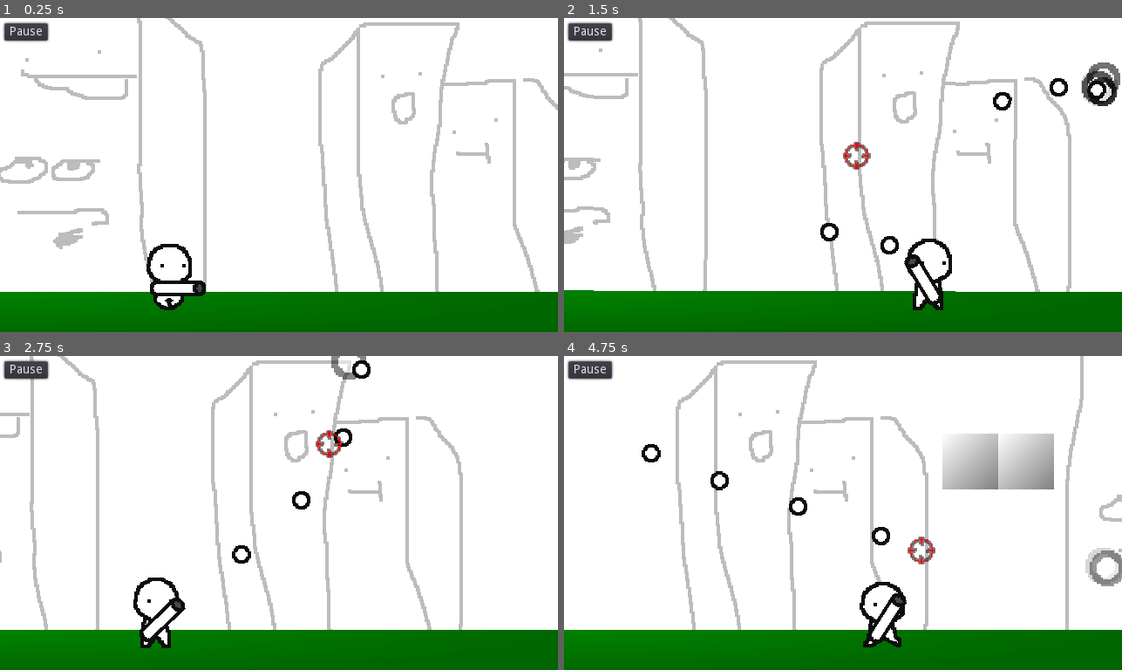
Above: before the commit, frames 1-4 (two rows, left to right).
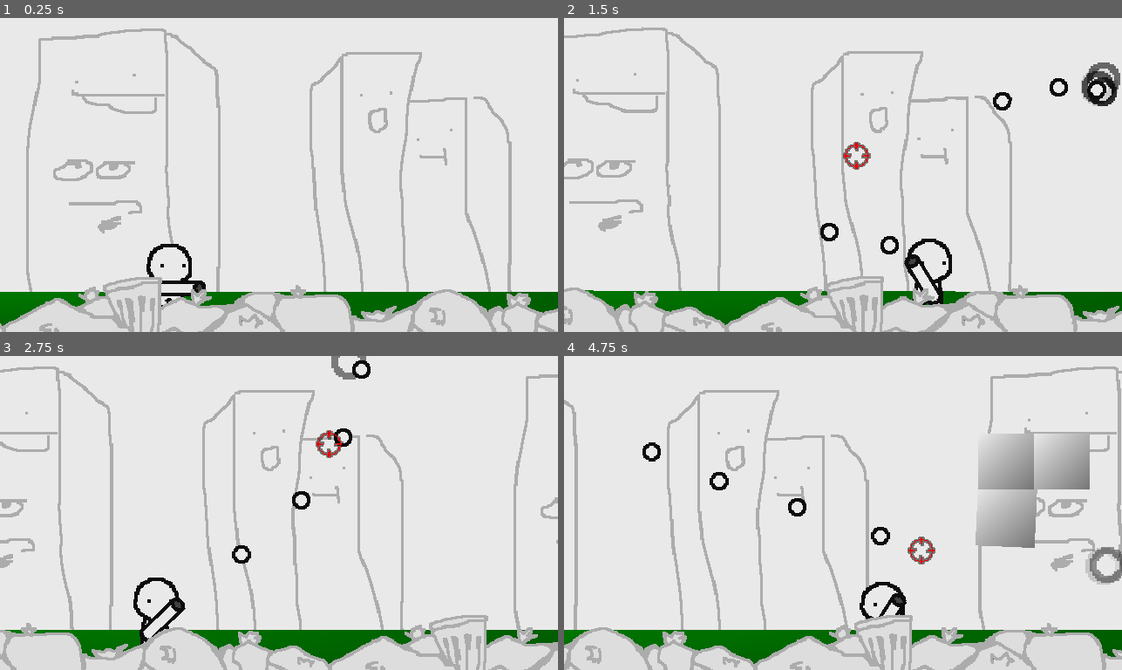
Above: after the commit, the same moments.

Repository: dranik544/explanation-overdue
Game: Godot game, scene res://scenes/main.tscn
Two runs of this game, one before a commit and one after it. Both use one fixed random seed, a clock stepped at 60 frames per second and the inputs below.
Inputs (mouse positions are in pixels of both pictures, inside the frame that each line leads up to):
- Up to frame 1 (0.25 s): no input
- Up to frame 2 (1.5 s): tap Enter at 0.5 s; move the mouse to (965, 159) at 0.52 s; press the mouse at (965, 159) at 0.53 s; hold D (RIGHT) 0.53-1.25 s; tap W (JUMP) at 0.77 s; release the mouse at (965, 159) at 1.25 s; drag from (731, 190) to (1105, 87) at 1.27 s
- Up to frame 3 (2.75 s): move the mouse to (334, 443) at 2.02 s; press the mouse at (334, 443) at 2.03 s; hold A (LEFT) from 2.03 s (still down)
- Up to frame 4 (4.75 s): release A (LEFT) at 2.75 s; release the mouse at (898, 443) at 2.75 s; drag from (815, 575) to (926, 368) at 2.77 s; move the mouse to (1010, 560) at 3.52 s; press the mouse at (1010, 560) at 3.53 s; hold D (RIGHT) 3.53-4.25 s; tap W (JUMP) at 3.77 s; release the mouse at (1010, 560) at 4.25 s; drag from (675, 465) to (921, 550) at 4.27 s

The runs differ from the first frame. In frame 1, 21% of the frame differs, in the area x 0-100%, y 0-100%; in frame 2, 20%; in frame 3, 19%; in frame 4, 24%.

Commit message:
добавлен передний фон + спавн блоков теперь зависит от скорости локации + добавлен новый модификатор

Diff:
--- a/global.gd
+++ b/global.gd
@@ -6,17 +6,18 @@
 
 # --- модификации значений ---
 # игрок
-var multiplierPlayerSpeed: float = 1.0
-var multiplierPlayerJumpVelocity: float = 1.0
-var multiplierPlayerHealth: float = 10.0
+var multiplierPlayerSpeed: float =                    1.0
+var multiplierPlayerJumpVelocity: float =             1.0
+var multiplierPlayerHealth: float =                   1.0
+var multiplierPlayerProjectileTimerWaitTime: float =  1.0
 # проджектайл
-var multiplierProjectileSpeed: float = 1.0
-var multiplierProjectileRecoilForce: float = 1.0
-var multiplierProjectileDamage: float = 2.0
+var multiplierProjectileSpeed: float =                1.0
+var multiplierProjectileRecoilForce: float =          1.0
+var multiplierProjectileDamage: float =               1.0
 # локация
-var multiplierSpeedLocAcceleration: float = 1.0
+var multiplierSpeedLocAcceleration: float =           1.0
 # блок
-var multiplierBlockHealth: float = 1.0
+var multiplierBlockHealth: float =                    1.0
 
 # --- настройки ---
 var sensivityMove: float = 1.5
--- a/scenes/block_pool.gd
+++ b/scenes/block_pool.gd
@@ -21,7 +21,7 @@
 
 func scheduleNextSpawn():
 	# ждём случайное время и выпускаем блок
-	yield(get_tree().create_timer(rand_range(minInterval, maxInterval)), "timeout")
+	yield(get_tree().create_timer(rand_range(minInterval, maxInterval) / (Global.speedLoc * 0.005)), "timeout")
 	spawnBlock()
 	scheduleNextSpawn()
 
--- a/scenes/blocks/damagingArea.gd
+++ b/scenes/blocks/damagingArea.gd
@@ -12,8 +12,8 @@
 	connect("body_entered", self, "bodyEntered")
 
 	if block != null:
-		if block.has_signal("blockDeactivated"): block.connect("blockDeactivated", self, "blockDeactivated"); print("deact connect")
-		if block.has_signal("blockActivated"): block.connect("blockActivated", self, "blockActivated"); print("act connect")
+		if block.has_signal("blockDeactivated"): block.connect("blockDeactivated", self, "blockDeactivated");
+		if block.has_signal("blockActivated"): block.connect("blockActivated", self, "blockActivated");
 		damage = block.damagingTypeDamage
 
 func bodyEntered(body: Node2D):
@@ -26,13 +26,9 @@
 			if block.damagingTypeDestroyAfterDamage: block.destroy(9999)
 
 func blockActivated():
-	print("act")
-
 	set_deferred("monitorable", true)
 	set_deferred("monitoring", true)
 
 func blockDeactivated():
-	print("deact")
-
 	set_deferred("monitorable", false)
 	set_deferred("monitoring", false)
--- a/scenes/main.tscn
+++ b/scenes/main.tscn
@@ -12,32 +12,8 @@
 [ext_resource path="res://scenes/deathZone.gd" type="Script" id=10]
 [ext_resource path="res://sprites/backgrounds/bg1.png" type="Texture" id=11]
 [ext_resource path="res://scenes/blocks/block2_damaging.tscn" type="PackedScene" id=12]
-
-[sub_resource type="GDScript" id=11]
-script/source = "extends Node2D
-
-onready var bg1 = $bg1   # первый спрайт
-onready var bg2 = $bg2   # второй спрайт (должен быть с той же текстурой)
-
-var spriteWidth: float
-
-func _ready():
-	spriteWidth = bg1.texture.get_width()
-
-	bg1.position = Vector2.ZERO
-	bg2.position = Vector2(spriteWidth, 0)
-
-func _process(delta):
-	var offset = Global.speedLoc * delta   # двигаем влево (отрицательное направление)
-
-	bg1.position.x -= offset * 0.2
-	bg2.position.x -= offset * 0.2
-
-	if bg1.position.x + spriteWidth < 0:
-		bg1.position.x = bg2.position.x + spriteWidth
-	elif bg2.position.x + spriteWidth < 0:
-		bg2.position.x = bg1.position.x + spriteWidth
-"
+[ext_resource path="res://sprites/backgrounds/bg2.png" type="Texture" id=13]
+[ext_resource path="res://scenes/main_bg.gd" type="Script" id=14]
 
 [sub_resource type="Gradient" id=1]
 colors = PoolColorArray( 2.09369e-06, 0.516062, 9.62615e-08, 1, 1.67254e-06, 0.395666, 4.81308e-08, 1 )
@@ -78,15 +54,16 @@
 [node name="visual" type="Node2D" parent="."]
 
 [node name="bg" type="Node2D" parent="visual"]
-script = SubResource( 11 )
+script = ExtResource( 14 )
 
 [node name="bg1" type="Sprite" parent="visual/bg"]
-position = Vector2( -320, -180 )
+scale = Vector2( 0.8, 0.8 )
 texture = ExtResource( 11 )
 
-[node name="bg2" type="Sprite" parent="visual/bg"]
-position = Vector2( -320, -180 )
-texture = ExtResource( 11 )
+[node name="bg3" type="Sprite" parent="visual/bg"]
+scale = Vector2( 0.8, 0.8 )
+z_index = 3
+texture = ExtResource( 13 )
 
 [node name="floor" type="Sprite" parent="visual"]
 position = Vector2( 0, 125 )
@@ -223,9 +200,13 @@
 script = ExtResource( 7 )
 playerPath = NodePath("../player")
 
+[node name="CanvasModulate" type="CanvasModulate" parent="."]
+color = Color( 0.913725, 0.913725, 0.913725, 1 )
+
 [node name="GUI" type="CanvasLayer" parent="."]
 
 [node name="pauseButton" type="Button" parent="GUI"]
+visible = false
 margin_left = 5.0
 margin_top = 6.0
 margin_right = 39.0
--- /dev/null
+++ b/scenes/main_bg.gd
@@ -0,0 +1,45 @@
+extends Node2D
+
+onready var bg1 = $bg1   # первый спрайт
+onready var bg2          # второй спрайт (должен быть с той же текстурой)
+onready var bg3 = $bg3   # третий спрайт
+onready var bg4          # четвёртый спрайт (должен быть с той же текстурой)
+
+var spriteWidth1: float
+var spriteWidth2: float
+
+
+func _ready():
+	var bg2d = bg1.duplicate()
+	add_child(bg2d)
+	bg2 = bg2d
+
+	var bg4d = bg3.duplicate()
+	add_child(bg4d)
+	bg4 = bg4d
+
+
+
+	spriteWidth1 = bg1.texture.get_width() * bg1.scale.x
+	spriteWidth2 = bg3.texture.get_width() * bg3.scale.x
+
+	bg1.position = Vector2.ZERO
+	bg2.position = Vector2(spriteWidth1, 0)
+	bg3.position = Vector2.ZERO
+	bg4.position = Vector2(spriteWidth2, 0)
+
+func _process(delta):
+	bg1.position.x -= Global.speedLoc * delta * 0.2
+	bg2.position.x -= Global.speedLoc * delta * 0.2
+	bg3.position.x -= Global.speedLoc * delta * 1.6
+	bg4.position.x -= Global.speedLoc * delta * 1.6
+
+	if bg1.position.x + spriteWidth1 < 0:
+		bg1.position.x = bg2.position.x + spriteWidth1
+	elif bg2.position.x + spriteWidth1 < 0:
+		bg2.position.x = bg1.position.x + spriteWidth1
+
+	if bg3.position.x + spriteWidth2 < 0:
+		bg3.position.x = bg4.position.x + spriteWidth2
+	elif bg4.position.x + spriteWidth2 < 0:
+		bg4.position.x = bg3.position.x + spriteWidth2
--- a/scenes/player/player.gd
+++ b/scenes/player/player.gd
@@ -49,6 +49,7 @@
 	maxHealth = health
 	maxSpeedMove *= Global.multiplierPlayerSpeed
 	jumpVelocity *= Global.multiplierPlayerJumpVelocity
+	projectileTimer.wait_time *= Global.multiplierPlayerProjectileTimerWaitTime
 
 func _physics_process(delta: float) -> void:
 	InputManagement()
--- a/scenes/projectile_pool.gd
+++ b/scenes/projectile_pool.gd
@@ -34,7 +34,7 @@
 
 	pool.append(newProjectile)
 
-	print("new projectile created")
+	print("new projectile created!")
 	return newProjectile
 
 # возвращение проджектайла обратно в пул
Not shown: 1 places in scenes/main.tscn that only renumber resources
Binary file added: sprites/backgrounds/bg2.png
Not shown, added: sprites/backgrounds/bg2.png.import
Not shown, changed: todo.txt
